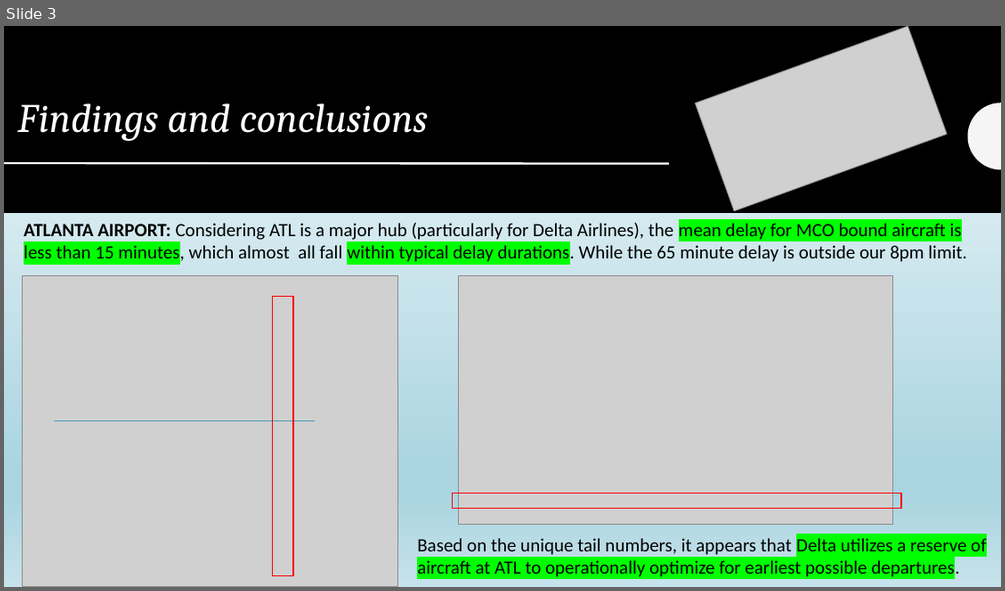
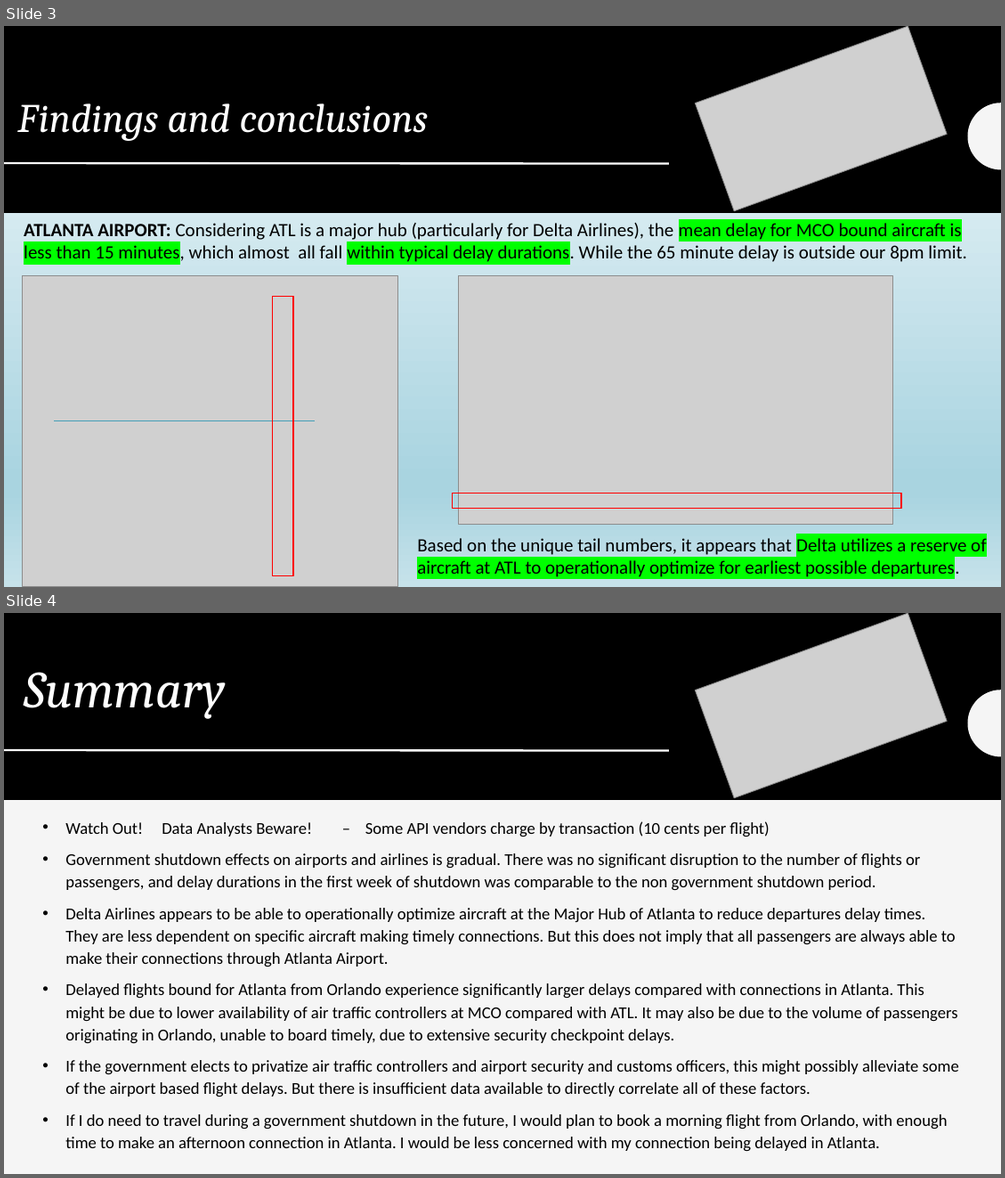
Before and after one commit to leannesevier/BAMF-Project-7, a slide deck: BAMF Presentation_RobsNewAnalysisSlides.pptx. Shown one above the other, each under a label of ours: slide 3 before the commit, slides 3 and 4 after it. The pictures are 1005x591 and 1005x1178 pixels, drawn with LibreOffice and Linux fonts; fonts in the diff are those of the drawing; grey boxes stand for pictures. Boxes give left, top, right and bottom in pixels: in the first picture for what was removed or moved away, otherwise in the second. Text is boxed around its words. In the diff, an @@ line names an element or a change of style, - is before the commit and + after.

Commit message:
Added my predictions to Summary slide

```diff
--- a/BAMF Presentation_RobsNewAnalysisSlides.pptx
+++ b/BAMF Presentation_RobsNewAnalysisSlides.pptx
@@ slide 4 added at [4, 613, 1001, 1174], background #F5F5F5; not listed: 2 template elements that a slide beside it also shows @@
@@ rectangle added at [4, 613, 1001, 1174], fill #F5F5F5 @@
@@ rectangle added at [4, 613, 1001, 800], fill #000000 @@
@@ picture added at [695, 613, 947, 798] @@
@@ title added at [24, 672, 226, 719], 50 pt, text #FFFFFF, italic @@
+Summary
@@ freeform shape added at [968, 690, 1001, 757], fill #F5F5F5 @@
@@ line added from (4, 750) to (669, 751), #FFFFFF 2 pt @@
@@ text added at [65, 822, 959, 1151], 16 pt, text #000000 @@
+• Watch Out! Data Analysts Beware! – Some API vendors charge by transaction (10 cents per flight)
+• Government shutdown effects on airports and airlines is gradual. There was no significant disruption to the number of flights or passengers, and delay durations in the first week of shutdown was comparable to the non government shutdown period.
+• Delta Airlines appears to be able to operationally optimize aircraft at the Major Hub of Atlanta to reduce departures delay times. They are less dependent on specific aircraft making timely connections. But this does not imply that all passengers are always able to make their connections through Atlanta Airport.
+• Delayed flights bound for Atlanta from Orlando experience significantly larger delays compared with connections in Atlanta. This might be due to lower availability of air traffic controllers at MCO compared with ATL. It may also be due to the volume of passengers originating in Orlando, unable to board timely, due to extensive security checkpoint delays.
+• If the government elects to privatize air traffic controllers and airport security and customs officers, this might possibly alleviate some of the airport based flight delays. But there is insufficient data available to directly correlate all of these factors.
+• If I do need to travel during a government shutdown in the future, I would plan to book a morning flight from Orlando, with enough time to make an afternoon connection in Atlanta. I would be less concerned with my connection being delayed in Atlanta.
```
Also in this commit, not shown: 1 other slide added.
